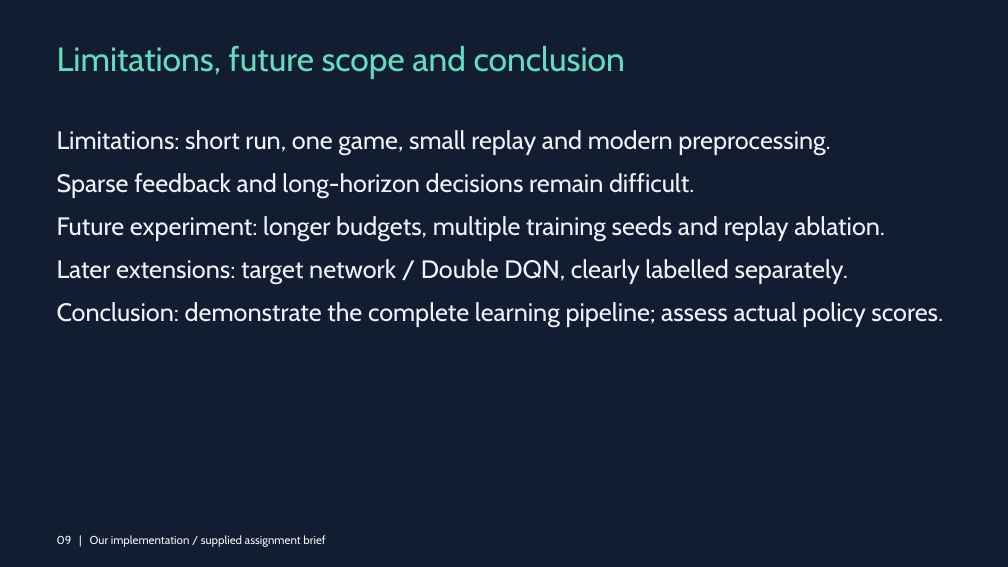
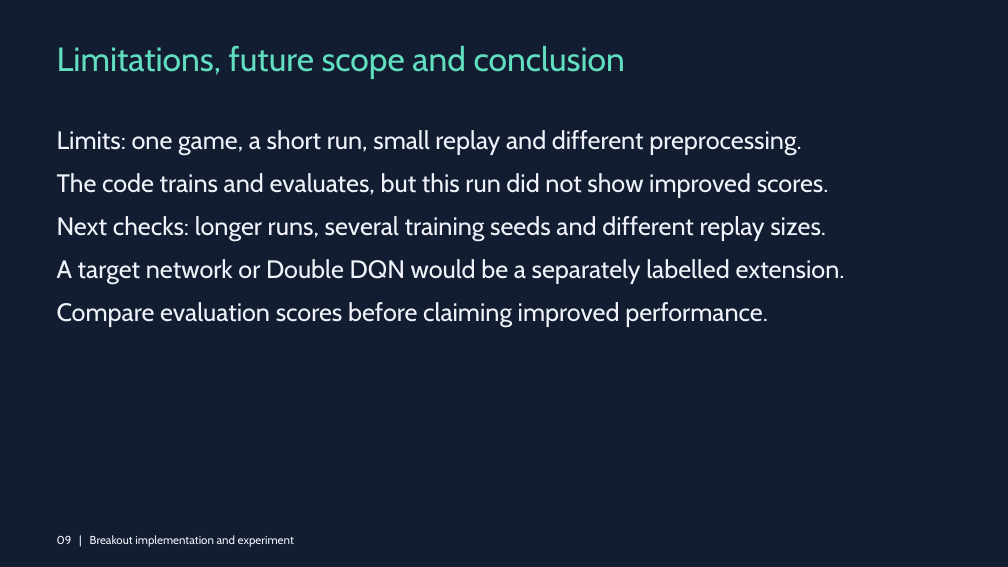
Before and after one commit to Eahmed99/aiml-drl-atari, a slide deck: slide 9 of submission/DRL_PlayingAtari_GroupPENDING.pptx. Drawn at 1008x567 pixels with LibreOffice and Linux fonts; fonts in the diff are those of the drawing. Boxes give left, top, right and bottom in pixels: in the first picture for what was removed or moved away, otherwise in the second. Text is boxed around its words. In the diff, an @@ line names an element or a change of style, - is before the commit and + after.

```diff
--- a/submission/DRL_PlayingAtari_GroupPENDING.pptx
+++ b/submission/DRL_PlayingAtari_GroupPENDING.pptx
@@ text at (57,130,845,327): text changed @@
-Limitations: short run, one game, small replay and modern preprocessing.
-Sparse feedback and long-horizon decisions remain difficult.
-Future experiment: longer budgets, multiple training seeds and replay ablation.
-Later extensions: target network / Double DQN, clearly labelled separately.
-Conclusion: demonstrate the complete learning pipeline; assess actual policy scores.
+Limits: one game, a short run, small replay and different preprocessing.
+The code trains and evaluates, but this run did not show improved scores.
+Next checks: longer runs, several training seeds and different replay sizes.
+A target network or Double DQN would be a separately labelled extension.
+Compare evaluation scores before claiming improved performance.
@@ text at (57,535,294,547): text changed @@
-09 | Our implementation / supplied assignment brief
+09 | Breakout implementation and experiment
```
Also in this commit, not shown: 9 other slides changed, 4 other files.
